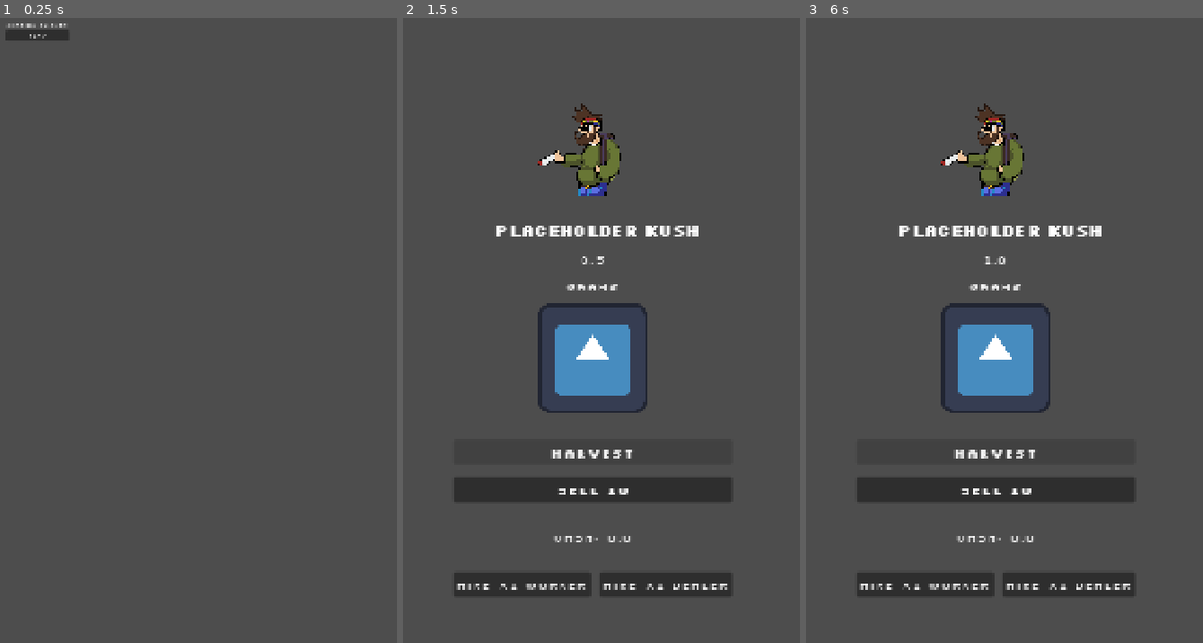
Above: before the commit, frames 1-3 (left to right).
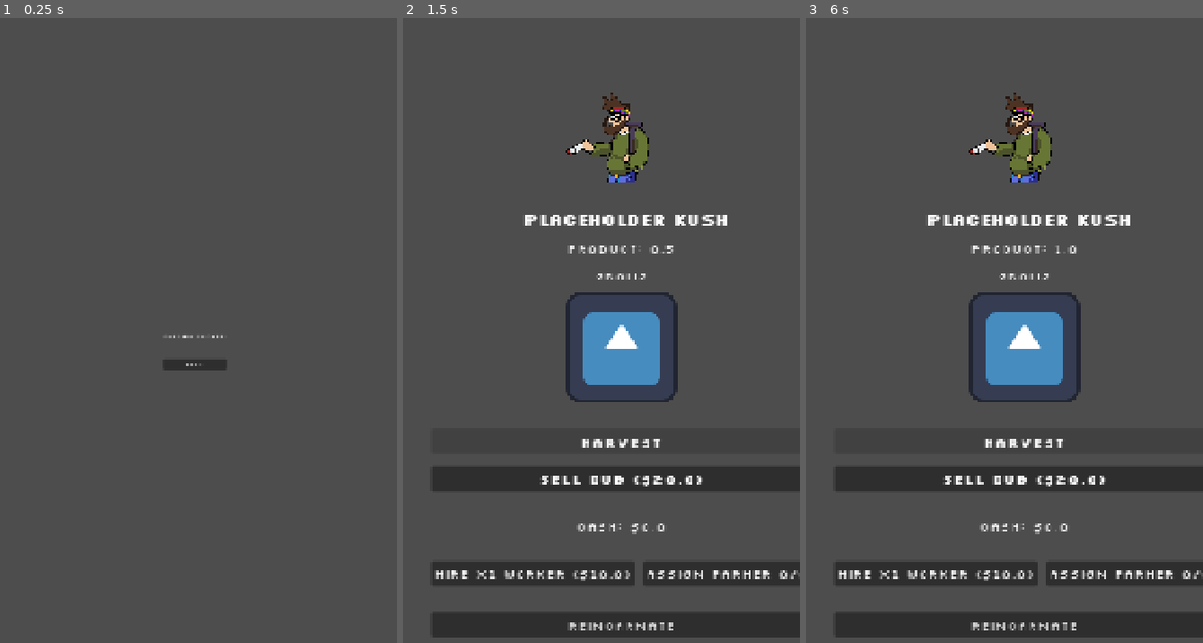
Above: after the commit, the same moments.

Repository: RaoulTheF00l/ChronicClicker
Game: Godot game, scene res://Scenes/title.tscn
The game is run twice, just before and just after one commit, with the same random seed, the same clock (stepped at 60 frames per second) and the same inputs. The engine's default icon, where the game draws it, is replaced by a stand-in: a white triangle on a blue panel in a dark square.
Inputs (mouse positions are in pixels of both pictures, inside the frame that each line leads up to):
- Up to frame 1 (0.25 s): no input
- Up to frame 2 (1.5 s): click "PLAY" at 0.5 s; click "HARVEST" (after the commit: "Harvest") at 1.25 s
- Up to frame 3 (6 s): click "SELL 10" (after the commit: "Sell Dub ($20.0)") at 2 s; click "Hire x1 Worker" (after the commit: "Hire x1 Worker ($10.0)") at 2.75 s; click (1068, 586) at 3.5 s, where only the run before the commit has a clickable "Hire x1 Dealer"; click (1131, 574) at 4.25 s, where only the run after the commit has a clickable "Assign Farmer 0/0"; click (1024, 624) at 5 s, where only the run after the commit has a clickable "REINCARNATE"; click "HARVEST" (after the commit: "Harvest") at 5.75 s

The runs differ from the first frame. In frame 1, 0.6% of the frame differs, in the area x 1-58%, y 0-57%; in frame 2, 18%; in frame 3, 18%, in the area x 7-100%, y 11-100%.

Commit message:
Organized and refactored main.gd + added autoharvest + added hire farmer

Diff:
--- a/Scenes/main.tscn
+++ b/Scenes/main.tscn
@@ -93,7 +93,7 @@
 layout_mode = 2
 theme_override_colors/font_color = Color(1, 1, 1, 1)
 theme_override_fonts/font = ExtResource("3_8gbba")
-text = "SELL 10"
+text = "SELL DUB (2.5G)"
 
 [node name="CurrencyLayout" type="BoxContainer" parent="MobileLayout" unique_id=1260676179]
 layout_mode = 2
@@ -114,8 +114,14 @@
 theme_override_colors/font_color = Color(1, 1, 1, 1)
 text = "Hire x1 Worker"
 
-[node name="HireDealerButton" type="Button" parent="MobileLayout/StoreLayout" unique_id=1032069852]
+[node name="AssignFarmersButton" type="Button" parent="MobileLayout/StoreLayout" unique_id=1032069852]
 layout_mode = 2
 theme_override_colors/font_color = Color(1, 1, 1, 1)
-text = "Hire x1 Dealer
-"
+text = "Hire x1 farmer"
+
+[node name="ReincarnateLayout" type="VBoxContainer" parent="MobileLayout" unique_id=711108797]
+layout_mode = 2
+
+[node name="ReincarnateButton" type="Button" parent="MobileLayout/ReincarnateLayout" unique_id=690396658]
+layout_mode = 2
+text = "REINCARNATE"
--- a/Scenes/title.tscn
+++ b/Scenes/title.tscn
@@ -27,18 +27,24 @@
 
 [node name="Layout" type="VBoxContainer" parent="." unique_id=1018339417]
 layout_mode = 1
-anchors_preset = 5
+anchors_preset = 8
 anchor_left = 0.5
+anchor_top = 0.5
 anchor_right = 0.5
-offset_left = -481.0
-offset_top = 80.0
-offset_right = -360.0
-offset_bottom = 138.0
+anchor_bottom = 0.5
+offset_left = -84.0
+offset_top = -27.0
+offset_right = 84.0
+offset_bottom = 27.0
 grow_horizontal = 2
+grow_vertical = 2
+theme_override_constants/separation = 50
 
 [node name="TitleLabel" type="Label" parent="Layout" unique_id=644594888]
 layout_mode = 2
 text = "Chronic Clicker!"
+horizontal_alignment = 1
+vertical_alignment = 1
 
 [node name="PlayButton" type="Button" parent="Layout" unique_id=71675300]
 layout_mode = 2
--- a/Scripts/main.gd
+++ b/Scripts/main.gd
@@ -2,45 +2,52 @@
 
 var product: float = 0.0
 var harvest_amount: float = 0.5
-var money: float = 0.00
-var dub_value: float = 20.00
+
+var money: float = 0.0
+var dub_value: float = 20.0
 var sell_amount: float = 2.5
 
 var workers_hired: int = 1
-var hire_worker_amount: int = 1
-var hire_value: int = 10
+var worker_cost: float = 10.0
 
+var farmers_hired: int = 0
+var farmers_assigned: int = 0
+var farmer_cost: float = 100.0
+var farmer_production_per_second: float = 0.5
 
 
 @onready var harvest_button: Button = $MobileLayout/ButtonsLayout/HarvestButton
-@onready var weight_unit_label: Label = $MobileLayour/Layout/WeightUnitLabel
 @onready var weight_label: Label = $MobileLayout/Layout/WeightLabel
 @onready var money_label: Label = $MobileLayout/CurrencyLayout/MoneyLabel
 @onready var sell_button: Button = $MobileLayout/ButtonsLayout/SellButton
+@onready var hire_button: Button = $MobileLayout/StoreLayout/HireButton
+@onready var assign_farmers_button: Button = $MobileLayout/StoreLayout/AssignFarmersButton
 
 
-
-# Called when the node enters the scene tree for the first time.
 func _ready() -> void:
 	harvest_button.pressed.connect(_on_harvest_button_pressed)
 	sell_button.pressed.connect(_on_sell_button_pressed)
+	hire_button.pressed.connect(_on_hire_button_pressed)
+	assign_farmers_button.pressed.connect(_on_assign_farmers_button_pressed)
+
 	_update_display()
 
+
+func _process(delta: float) -> void:
+	_auto_harvest(delta)
+
+
+func _auto_harvest(delta: float) -> void:
+	if farmers_assigned <= 0:
+		return
+
+	product += farmers_assigned * farmer_production_per_second * delta
+	_update_display()
 
 
 func _harvest() -> void:
 	product += harvest_amount
 	_update_display()
-
-
-func _update_display() -> void:
-	weight_label.text = str(product)
-	money_label.text = str("Cash: ", money)
-
-
-
-func _on_harvest_button_pressed() -> void:
-	_harvest()
 
 
 func _sell() -> void:
@@ -52,10 +59,64 @@
 	_update_display()
 
 
+func _hire_worker() -> void:
+	if money < worker_cost:
+		return
+
+	money -= worker_cost
+	workers_hired += 1
+	harvest_amount += 0.5
+
+	_update_display()
+
+
+func _hire_farmer() -> void:
+	if money < farmer_cost:
+		return
+
+	money -= farmer_cost
+	farmers_hired += 1
+
+	_update_display()
+
+
+func _assign_farmer() -> void:
+	if farmers_hired <= farmers_assigned:
+		return
+
+	farmers_assigned += 1
+
+	_update_display()
+
+
+func _update_display() -> void:
+	weight_label.text = "Product: " + str(snapped(product, 0.01))
+	money_label.text = "Cash: $" + str(snapped(money, 0.01))
+
+	harvest_button.text = "Harvest"
+	sell_button.text = "Sell Dub ($" + str(dub_value) + ")"
+	hire_button.text = "Hire x1 Worker ($" + str(worker_cost) + ")"
+	assign_farmers_button.text = "Assign Farmer " + str(farmers_assigned) + "/" + str(farmers_hired)
+
+
+func _on_harvest_button_pressed() -> void:
+	_harvest()
+
+
 func _on_sell_button_pressed() -> void:
 	_sell()
 
-func _hire() -> void:
-	workers_hired += 1
-	harvest_amount += 0.5
-	_update_display()
+
+func _on_hire_button_pressed() -> void:
+	_hire_worker()
+
+
+func _on_assign_farmers_button_pressed() -> void:
+	# For now, this button does two things:
+	# 1. If you have no unassigned farmers, it tries to hire one.
+	# 2. If you have an unassigned farmer, it assigns one.
+
+	if farmers_hired <= farmers_assigned:
+		_hire_farmer()
+	else:
+		_assign_farmer()
Binary file changed: Assets/PlayButton.aseprite
Binary file added: Assets/PlayButton.png
Not shown, added: Assets/PlayButton.png.import
Binary file added: Assets/Skull.aseprite
